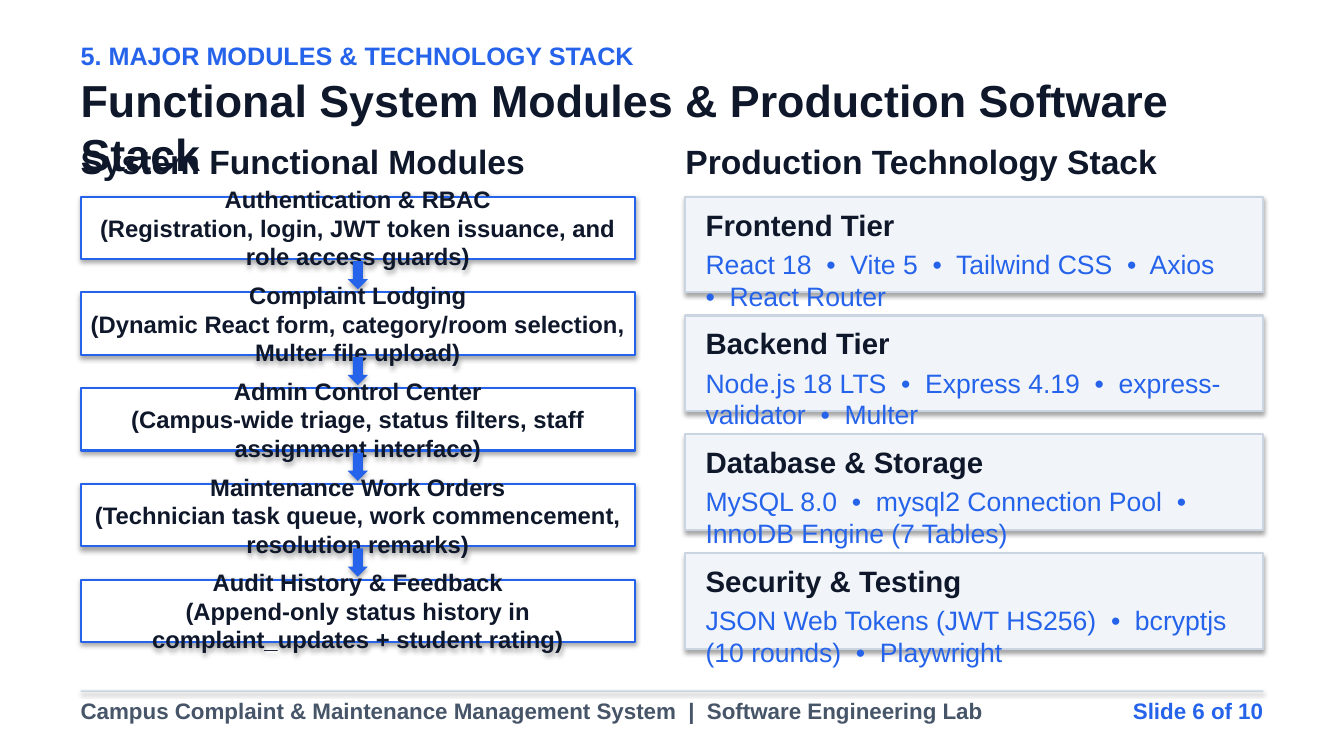
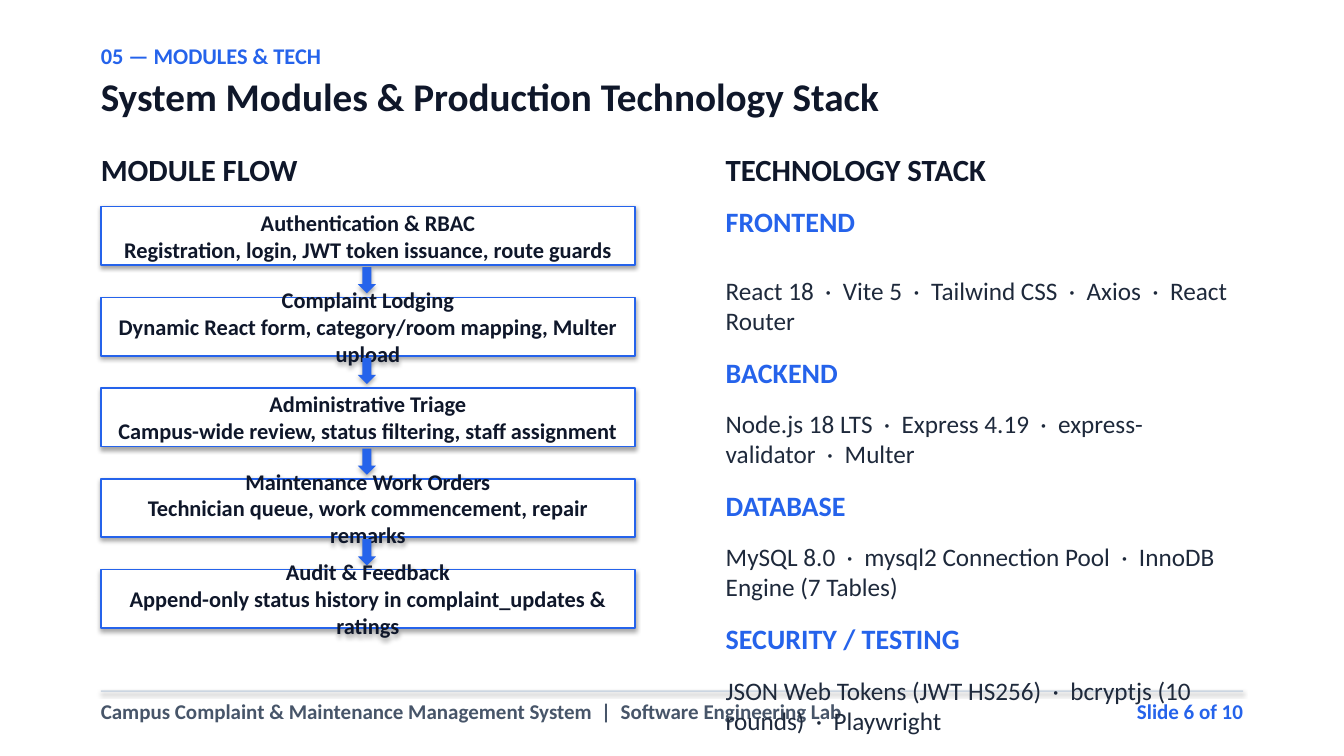
Before and after one commit to karthikeyangullipalli/Campus-Complaint-Maintenance-Management-System, a slide deck: slide 6 of Campus_Complaint_Management_System_Mini_Project_Presentation.pptx. Drawn at 1344x756 pixels with LibreOffice and Linux fonts; fonts in the diff are those of the drawing. Boxes give left, top, right and bottom in pixels: in the first picture for what was removed or moved away, otherwise in the second. Text is boxed around its words. In the diff, an @@ line names an element or a change of style, - is before the commit and + after.

Commit message:
Rebuild CCMS presentation with clean engineering visual hierarchy, zero card grids, and verified non-overlapping geometry

```diff
--- a/Campus_Complaint_Management_System_Mini_Project_Presentation.pptx
+++ b/Campus_Complaint_Management_System_Mini_Project_Presentation.pptx
@@ text at box(101, 49, 321, 64): text changed; size 18 to 16 pt; font Arial to Calibri @@
-5. MAJOR MODULES & TECHNOLOGY STACK
+05 — MODULES & TECH
@@ text at box(101, 83, 879, 118): text changed; size 32 to 28 pt; font Arial to Calibri @@
-Functional System Modules & Production Software Stack
+System Modules & Production Technology Stack
@@ text at box(101, 161, 298, 182): text changed; size 24 to 22 pt; font Arial to Calibri @@
-System Functional Modules
+MODULE FLOW
@@ text at box(726, 161, 1227, 735): text changed; size 24 to 18 pt; font Arial to Calibri; text colour #0F172A to #1E293B; bold off @@
-Production Technology Stack
+TECHNOLOGY STACK
+FRONTEND
+React 18 · Vite 5 · Tailwind CSS · Axios · React Router
+BACKEND
+Node.js 18 LTS · Express 4.19 · express-validator · Multer
+DATABASE
+MySQL 8.0 · mysql2 Connection Pool · InnoDB Engine (7 Tables)
+SECURITY / TESTING
+JSON Web Tokens (JWT HS256) · bcryptjs (10 rounds) · Playwright
@@ rectangle "Authentication & RBAC Registration, login, ...": place and size @@
-rectangle "Authentication & RBAC Registration, login, ..." at box(81, 197, 635, 259)
+rectangle "Authentication & RBAC Registration, login, ..." at box(101, 207, 635, 265)
@@ rectangle removed at box(686, 197, 1263, 292) @@
@@ text in rectangle at box(124, 215, 611, 262): text changed; size 17 to 16 pt; font Arial to Calibri @@
-Authentication & RBAC
-(Registration, login, JWT token issuance, and role access guards)
+Authentication & RBAC
+Registration, login, JWT token issuance, route guards
@@ text removed at box(706, 214, 1215, 306) @@
-Frontend Tier
-React 18 • Vite 5 • Tailwind CSS • Axios • React Router
@@ down arrow: place and size @@
-down arrow at box(348, 261, 368, 289)
+down arrow at box(358, 267, 376, 293)
@@ rectangle "Complaint Lodging Dynamic React form, ...": place and size @@
-rectangle "Complaint Lodging Dynamic React form, ..." at box(81, 292, 635, 355)
+rectangle "Complaint Lodging Dynamic React form, ..." at box(101, 297, 635, 356)
@@ text in rectangle at box(119, 289, 617, 368): text changed; size 17 to 16 pt; font Arial to Calibri @@
-Complaint Lodging
-(Dynamic React form, category/room selection, Multer file upload)
+Complaint Lodging
+Dynamic React form, category/room mapping, Multer upload
@@ rectangle removed at box(686, 316, 1263, 411) @@
@@ down arrow: place and size @@
-down arrow at box(348, 357, 368, 385)
+down arrow at box(358, 358, 376, 384)
@@ text removed at box(706, 332, 1221, 424) @@
-Backend Tier
-Node.js 18 LTS • Express 4.19 • express-validator • Multer
@@ outline #2563EB 1.5 pt to #2563EB 1.2 pt in 5 elements at box(101, 297, 635, 356), box(101, 479, 635, 537), box(101, 570, 635, 628), box(101, 207, 635, 265), box(101, 388, 635, 447) @@
@@ rectangle "Administrative Triage Campus-wide review, status ...": place and size @@
-rectangle "Administrative Triage Campus-wide review, status ..." at box(81, 388, 635, 451)
+rectangle "Administrative Triage Campus-wide review, status ..." at box(101, 388, 635, 447)
@@ text in rectangle at box(118, 396, 617, 443): text changed; size 17 to 16 pt; font Arial to Calibri @@
-Admin Control Center
-(Campus-wide triage, status filters, staff assignment interface)
+Administrative Triage
+Campus-wide review, status filtering, staff assignment
@@ down arrow: place and size @@
-down arrow at box(348, 453, 368, 481)
+down arrow at box(358, 449, 376, 475)
@@ rectangle removed at box(686, 435, 1263, 530) @@
@@ rectangle "Maintenance Work Orders Technician queue, ...": place and size @@
-rectangle "Maintenance Work Orders Technician queue, ..." at box(81, 484, 635, 546)
+rectangle "Maintenance Work Orders Technician queue, ..." at box(101, 479, 635, 537)
@@ text in rectangle at box(148, 471, 587, 550): text changed; size 17 to 16 pt; font Arial to Calibri @@
-Maintenance Work Orders
-(Technician task queue, work commencement, resolution remarks)
+Maintenance Work Orders
+Technician queue, work commencement, repair remarks
@@ text removed at box(706, 451, 1162, 549) @@
-Database & Storage
-MySQL 8.0 • mysql2 Connection Pool • InnoDB Engine (7 Tables)
@@ down arrow: place and size @@
-down arrow at box(348, 548, 368, 577)
+down arrow at box(358, 539, 376, 566)
@@ rectangle "Audit & Feedback Append-only status ...": place and size @@
-rectangle "Audit & Feedback Append-only status ..." at box(81, 580, 635, 642)
+rectangle "Audit & Feedback Append-only status ..." at box(101, 570, 635, 628)
@@ text in rectangle at box(130, 562, 585, 638): text changed; size 17 to 16 pt; font Arial to Calibri @@
-Audit History & Feedback
-(Append-only status history in complaint_updates + student rating)
+Audit & Feedback
+Append-only status history in complaint_updates & ratings
@@ rectangle removed at box(686, 554, 1263, 649) @@
@@ text removed at box(706, 570, 1226, 668) @@
-Security & Testing
-JSON Web Tokens (JWT HS256) • bcryptjs (10 rounds) • Playwright
@@ text "Campus Complaint & Maintenance Management ...": place and size @@
-text "Campus Complaint & Maintenance Management ..." at box(81, 702, 983, 724)
+text "Campus Complaint & Maintenance Management ..." at box(101, 704, 841, 726)
@@ text "Campus Complaint & Maintenance Management ..." at box(101, 704, 841, 726): size 16 to 15 pt, font Arial to Calibri @@
@@ rectangle: place and size @@
-rectangle at box(81, 691, 1263, 692)
+rectangle at box(101, 691, 1243, 692)
@@ text "Slide 6 of 10" at box(1137, 702, 1243, 719): size 16 to 15 pt, font Arial to Calibri @@
```
Also in this commit, not shown: 8 other slides changed, 1 slide added, 1 slide removed, 1 other file.
